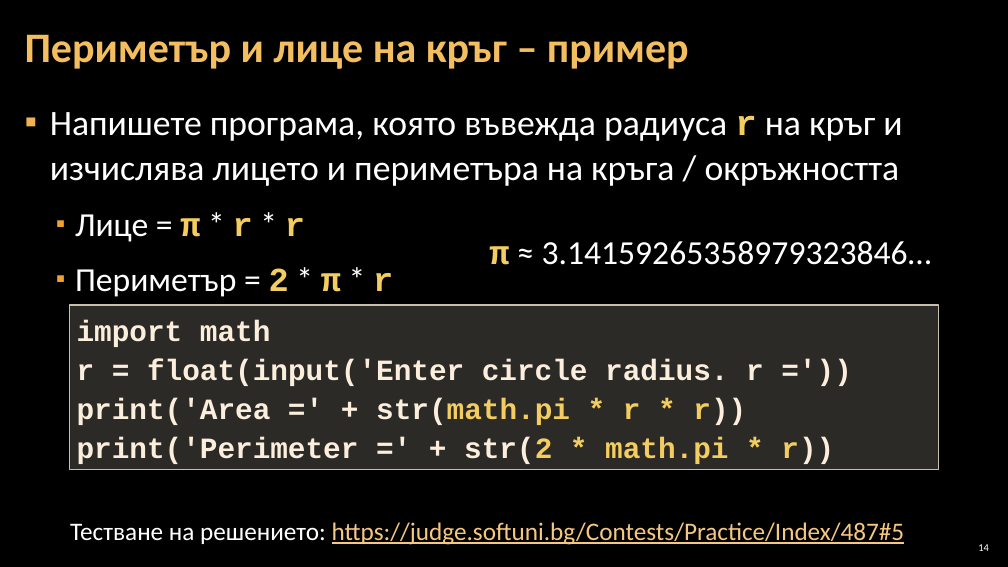
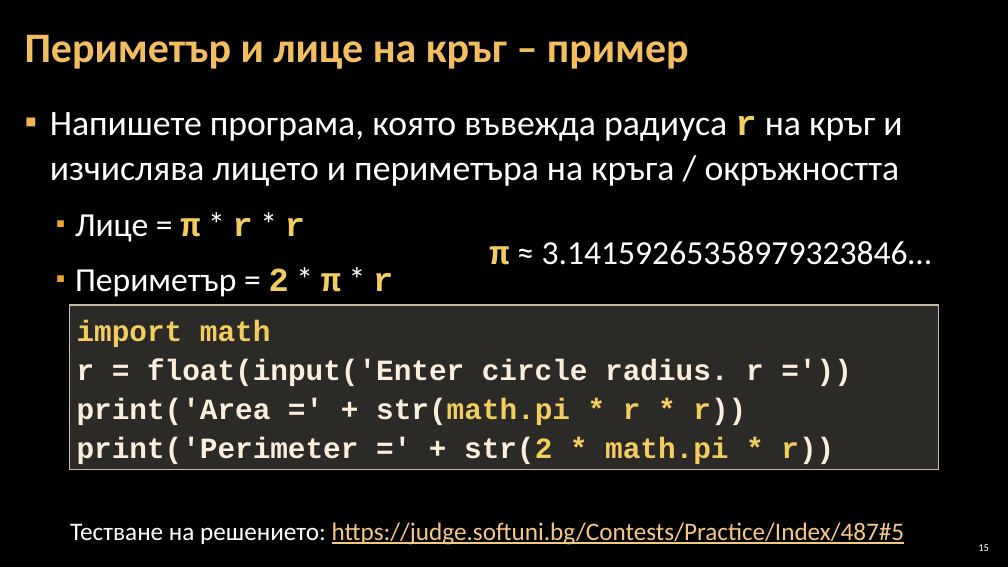
Before and after one commit to Software-University/Python-Basics, a slide deck: slide 15 of 2. Simple-Calculations/2. Simple-Calculations.pptx (slide 14 before the commit). Drawn at 1008x567 pixels with LibreOffice and Linux fonts; fonts in the diff are those of the drawing; background and template pictures are left out. Boxes give left, top, right and bottom in pixels: in the first picture for what was removed or moved away, otherwise in the second. Text is boxed around its words. In the diff, an @@ line names an element or a change of style, - is before the commit and + after.

```diff
--- a/2. Simple-Calculations/2. Simple-Calculations.pptx
+++ b/2. Simple-Calculations/2. Simple-Calculations.pptx
@@ text in rectangle at (x1=77, y1=320, x2=271, y2=347): text colour #FBEEDC to #F3CD60 in "import math" @@
@@ page number at (x1=978, y1=544, x2=989, y2=551): text changed @@
-14
+15
```
Also in this commit, not shown: 2 other slides changed, 2 slides added, 2 other files.
